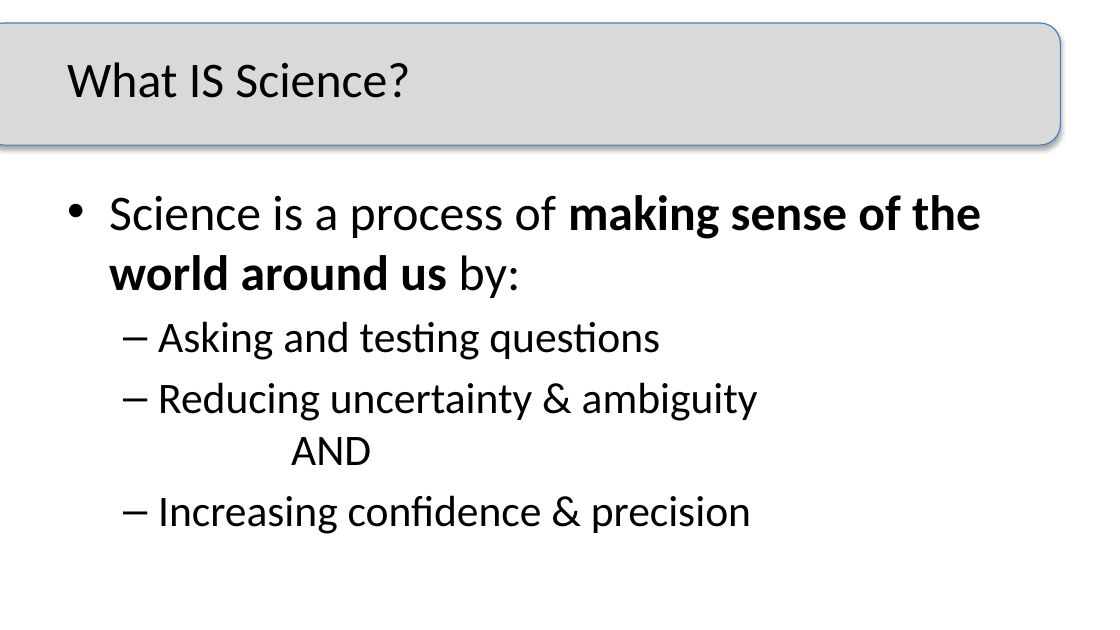
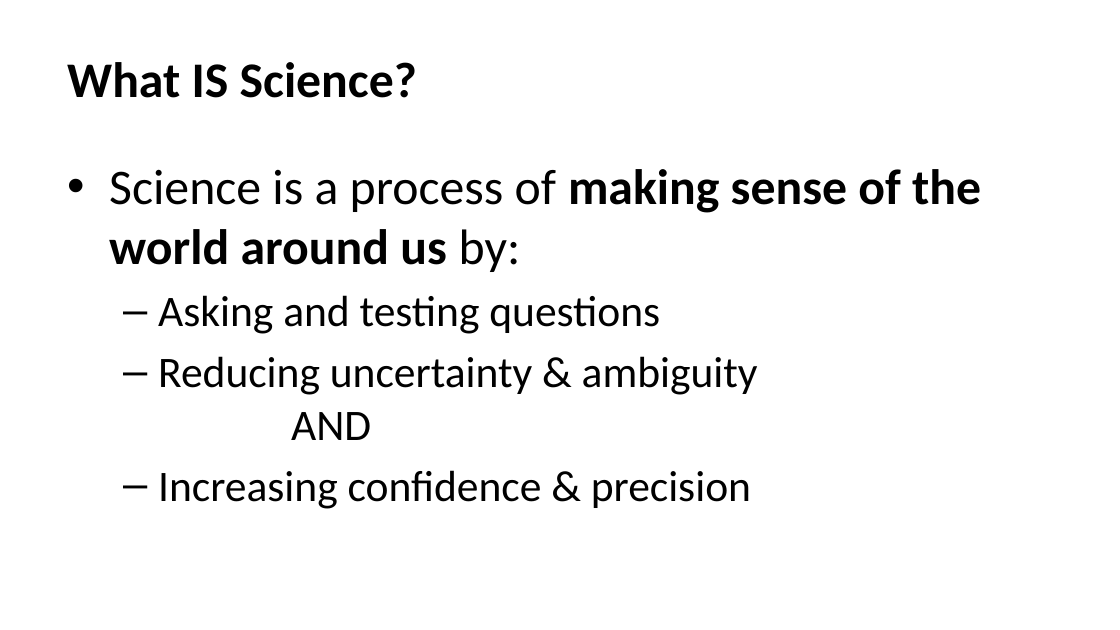
Before and after one commit to adanieljohnson/NTC2024, a slide deck: slide 3 of docs/downloads/Case-What_Is_Life_annotated.pptx. Drawn at 1120x630 pixels with LibreOffice and Linux fonts; fonts in the diff are those of the drawing. Boxes give left, top, right and bottom in pixels: in the first picture for what was removed or moved away, otherwise in the second. Text is boxed around its words. In the diff, an @@ line names an element or a change of style, - is before the commit and + after.

```diff
--- a/docs/downloads/Case-What_Is_Life_annotated.pptx
+++ b/docs/downloads/Case-What_Is_Life_annotated.pptx
@@ rounded rectangle removed at box(0, 24, 1060, 146) @@
@@ title "What IS Science?" at box(67, 62, 417, 98): bold on @@
@@ text "Science is a process of ...": place and size @@
-text "Science is a process of ..." at box(109, 195, 981, 534)
+text "Science is a process of ..." at box(109, 169, 981, 509)
```
Also in this commit, not shown: 19 other slides changed, 1 slide added, 2 other files.
